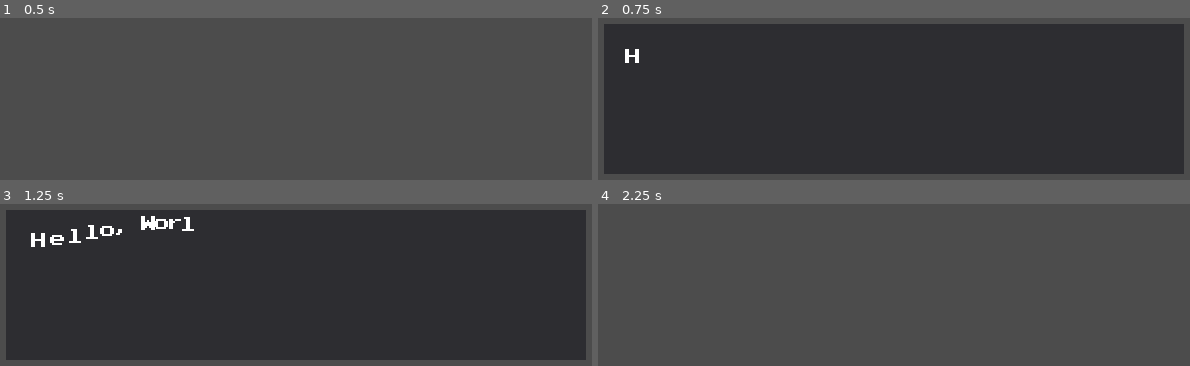
Above: before the commit, frames 1-4 (two rows, left to right).
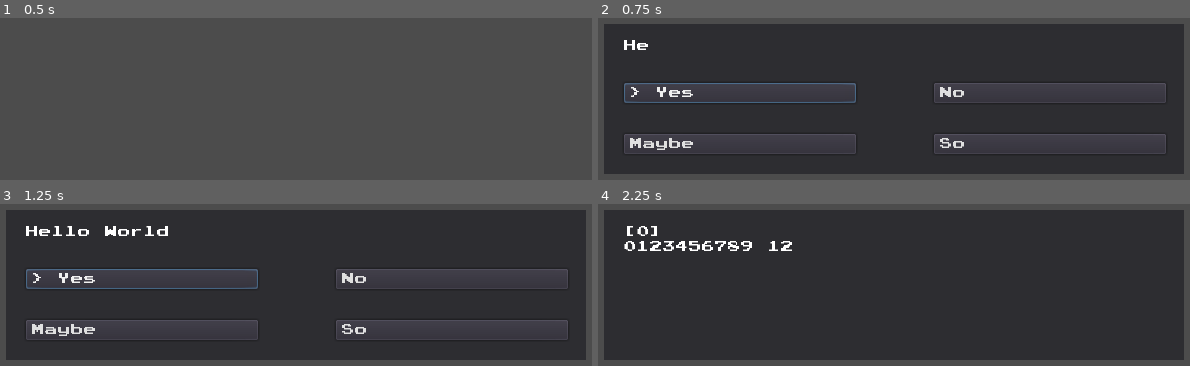
Above: after the commit, the same moments.

Repository: AniMerrill/2D-Girls-Are-Better
Game: Godot game, scene res://test/test.tscn
The game is run twice, just before and just after one commit, with the same random seed, the same clock (stepped at 60 frames per second) and the same inputs.
Inputs (mouse positions are in pixels of both pictures, inside the frame that each line leads up to):
- Up to frame 1 (0.5 s): no input
- Up to frame 2 (0.75 s): tap Enter at 0.5 s; move the mouse to (outside the picture) at 0.52 s; hold Space (ui_accept) from 0.53 s (still down); click (outside the picture) at 0.67 s
- Up to frame 3 (1.25 s): keep holding Space (ui_accept)
- Up to frame 4 (2.25 s): release Space (ui_accept) at 1.25 s; click (740, 278) at 1.25 s, where only the run after the commit has a clickable "> Yes"; move the mouse to (outside the picture) at 2.02 s; tap Space (ui_accept) at 2.1 s; click (outside the picture) at 2.17 s

Frame 1 is identical in both runs. In frame 2, 3.7% of the frame differs, in the area x 4-96%, y 13-84%; in frame 3, 4.7%; in frame 4, 91%, in the area x 1-99%, y 3-97%.

Commit message:
Message.display_prompt() Implemented

Diff:
--- a/project.godot
+++ b/project.godot
@@ -18,10 +18,16 @@
 "class": "JoyputStickData",
 "language": "GDScript",
 "path": "res://addons/animerrill.joyput/joyput_dependencies/joyput_stick_data.gd"
+}, {
+"base": "Reference",
+"class": "TextData",
+"language": "GDScript",
+"path": "res://ui/TextData.gd"
 } ]
 _global_script_class_icons={
 "JoyputStick": "",
-"JoyputStickData": ""
+"JoyputStickData": "",
+"TextData": ""
 }
 
 [application]
@@ -39,7 +45,7 @@
 
 window/size/width=600
 window/size/height=480
-window/stretch/mode="viewport"
+window/stretch/mode="2d"
 window/stretch/aspect="keep"
 
 [editor_plugins]
@@ -67,4 +73,3 @@
 vram_compression/import_etc=true
 vram_compression/import_etc2=false
 environment/default_environment="res://default_env.tres"
-quality/dynamic_fonts/use_oversampling=false
--- a/test/test.gd
+++ b/test/test.gd
@@ -1,17 +1,41 @@
 extends Node2D
+
+
+var dialogue_data = {}
+
+var awaiting_response := false
 
 
 # Called when the node enters the scene tree for the first time.
 func _ready():
-	pass
+	var text_data = TextData.get_data("dialogue_test", "en")
+
+	if text_data != null:
+		dialogue_data = text_data["dialogue_data"]
+
+	# warning-ignore:return_value_discarded
+	Message.connect("prompt_responded", self, "_on_prompt_responded")
 
 
 func _input(_event):
-	if Input.is_action_pressed("ui_accept"):
-		Message.display_dialogue(["[tornado]Hello, World![/tornado]"])
-		yield(Message, "message_finished")
+	if Input.is_action_just_pressed("ui_accept") and not awaiting_response:
+		if Message.display_prompt(
+				{
+					"text" : "Hello World",
+					"options" : ["Yes", "No", "Maybe", "So"]
+					}
+				):
+			awaiting_response = true
+		else:
+			# Handle non-display here if needed
+			pass
 
+func _on_prompt_responded(value):
+	awaiting_response = false
 
-# Called every frame. 'delta' is the elapsed time since the previous frame.
-#func _process(delta):
-#	pass
+	var custom_dialogue = dialogue_data["test_size"]
+
+	custom_dialogue[0] = custom_dialogue[0] % str(value)
+
+	Message.display_dialogue(custom_dialogue)
+	yield(Message, "message_finished")
--- /dev/null
+++ b/text_data/en/dialogue_test.json
@@ -0,0 +1,18 @@
+{
+
+"dialogue_data" : {
+	"test_size" : [
+		"
+		[%s]
+		0123456789 123456789 123456789 123456789
+		Lorem ipsum dolor sit amet, consectetur
+		adipiscing elit. Vestibulum sit amet
+		nibh sollicitudin, mattis mi id, aliquam
+		metus. Suspendisse dapibus ligula
+		finibus velit mattis maximus. Cras id ex
+		felis. Praesent metus dui, pellentesque
+		"
+	]
+}
+
+}
--- /dev/null
+++ b/text_data/es/dialogue_test.json
@@ -0,0 +1,18 @@
+{
+
+"dialogue_data" : {
+	"test_size" : [
+		"
+		[ES]
+		0123456789 123456789 123456789 123456789
+		Lorem ipsum dolor sit amet, consectetur
+		adipiscing elit. Vestibulum sit amet
+		nibh sollicitudin, mattis mi id, aliquam
+		metus. Suspendisse dapibus ligula
+		finibus velit mattis maximus. Cras id ex
+		felis. Praesent metus dui, pellentesque
+		"
+	]
+}
+
+}
--- a/ui/Message.gd
+++ b/ui/Message.gd
@@ -4,9 +4,73 @@
 	Message script/node inspired by the work Ereborn did for our project
 	Metempsychosis (MIT)!
 	https://github.com/AniMerrill/Metempsychosis
+
+	Message can handle three kinds of output: Dialogue, Prompt, and Menu. Needs
+	to be added to Project Settings as an AutoLoad singleton.
+
+	Dialogue is the most basic type output, it is simply text on the screen
+	in a box. When display_dialogue() is called, it expects an array of strings.
+	If you give it one string in that array, only one box worth of dialogue will
+	be shown. If you give multiple, then several dialogue boxes will be shown
+	in a row. Dialogue has a display limit of 320 characters, 8 lines w/ 40
+	chars per line.
+
+	For best results, display_message should be called as thus:
+		Message.display_dialogue(<dialogue array>)
+		yield(Message, 'message_finished'')
+
+	Prompt is an output which then allows the player to pick one of four
+	possible options. When display_prompt() is called, it expects a dictionary
+	object with 'text' containing a string and 'options' containing an array
+	of up to four strings. The text parameter will be used to display a maximum
+	of two lines of up to 40 characters long, probably to contextualize the
+	choice. The options will then each have a maximum of 15 characters for text.
+
+	Example of prompt dictionary:
+		{
+			'text' : 'Is Godot the best game engine?'
+			'options' : ['Yes', 'Double Yes', 'Extra Yes', 'Totally']
+		}
+
+	For best results, if display prompt is going to be used then you will want
+	to connect Message to a function for the signal 'prompt_responded'. It would
+	also be good to have a bool flag to switch when the prompt is sent and then
+	when the response is handled by your connected function to prevent issues
+	with the message system. Here's as good of an example as I can give:
+		# In member variables
+		var awaiting response = false
+
+		# In _ready()
+		Message.connect('prompt_responded', self, '_on_prompt_responded')
+
+		# Function calling display_prompt
+		if Message.display_prompt(<prompt dictionary>):
+			awaiting_response = true
+		else:
+			# Handle non-display here if needed
+			pass
+
+		# Connected function
+		func _on_prompt_responded(value):
+			awaiting_response = false
+
+			# Handle response value
+
+	###########################################
+	###### [Menu isn't implemented yet.] ######
+	###########################################
+
+	Each message display function also has an optional variable for the display
+	position (called 'bottom') which is set true by default. If bottom is true,
+	then the prompt will be drawn at the bottom half of the screen. If false,
+	then it will be shown on the top half.
+
+	Each message display function returns a bool that will be true if the
+	message successfully displays or false if it does not.
 	"""
 
 signal message_finished
+signal prompt_responded(value)
 
 enum MessageType {DIALOGUE, PROMPT, MENU}
 
@@ -16,28 +80,60 @@
 export var dialogue_rate := 20 # Characters per second
 
 var message_type : int = MessageType.DIALOGUE
+
 var current_index := 0
 var current_messages : PoolStringArray = []
+var current_options : PoolStringArray = []
 
 var current_chars_displayed := 0
 
 var allow_new_message := true
-var full_dialogue_shown := false
+var full_text_shown := false
 
 onready var main := $Main
+onready var message_delay := $MessageDelay
 onready var background := $Main/Background
+
 onready var dialogue := $Main/Dialogue
-onready var message_delay := $MessageDelay
+
+onready var prompt_text := $Main/Prompt/Text
+onready var prompt_options := [
+	$Main/Prompt/Option0,
+	$Main/Prompt/Option1,
+	$Main/Prompt/Option2,
+	$Main/Prompt/Option3,
+	]
 
 
 func _ready():
 	# warning-ignore:return_value_discarded
 	message_delay.connect("timeout", self, "_on_message_delay_timeout")
 
-	set_process(false)
-
-	background.visible = false
-	dialogue.visible = false
+	# Connect functions for each of the prompt option buttons
+	for i in prompt_options.size():
+		prompt_options[i].connect(
+				"pressed",
+				self,
+				"_on_prompt_option_pressed",
+				[i]
+				)
+
+		prompt_options[i].connect(
+				"focus_entered",
+				self,
+				"_on_prompt_option_focus_change",
+				[prompt_options[i], true]
+				)
+
+		prompt_options[i].connect(
+				"focus_exited",
+				self,
+				"_on_prompt_option_focus_change",
+				[prompt_options[i], false]
+				)
+
+	# Make sure the Messages node is invisible.
+	disable_all_visibility()
 
 
 func _input(_event):
@@ -46,32 +142,26 @@
 			MessageType.DIALOGUE:
 				if (
 						Input.is_action_just_pressed("ui_accept") and
-						full_dialogue_shown
+						full_text_shown
 						):
 
 					next_dialogue()
 
 
 func _process(delta):
-	if message_type == MessageType.DIALOGUE:
-		if dialogue.percent_visible < 1:
-			var char_percent = 1.0 / dialogue.text.length()
-
-			var current_rate = dialogue_rate
-
-			if Input.is_action_pressed("ui_cancel"):
-				current_rate *= 2
-
-			dialogue.percent_visible += char_percent * current_rate * delta
-
-			var chars_displayed : int = dialogue.percent_visible / char_percent
-
-			if current_chars_displayed < chars_displayed:
-				current_chars_displayed = chars_displayed
-				print(current_chars_displayed)
-		else:
-			full_dialogue_shown = true
-			set_process(false)
+	match message_type:
+		MessageType.DIALOGUE:
+			full_text_shown = process_text_scroll(dialogue, delta)
+
+			if full_text_shown:
+				set_process(false)
+		MessageType.PROMPT:
+			full_text_shown = process_text_scroll(prompt_text, delta)
+
+			if full_text_shown:
+				set_process(false)
+		_:
+			pass
 
 
 # Used for a variety of purposes to ignore input for a split second so things
@@ -82,20 +172,66 @@
 	allow_new_message = true
 
 
-func display_dialogue(messages : PoolStringArray, bottom := true):
+func _on_prompt_option_pressed(value : int):
+	emit_signal("prompt_responded", value)
+	allow_new_message = true
+	disable_all_visibility()
+
+
+func _on_prompt_option_focus_change(button : Button, focus : bool):
+	if focus:
+		if not button.text.begins_with(">"):
+			button.text = "> " + button.text
+	else:
+		if button.text.begins_with(">"):
+			var temp = button.text
+
+			temp.erase(0, 2)
+
+			button.text = temp
+
+
+func process_text_scroll(label : RichTextLabel, delta : float):
+	if label.percent_visible < 1:
+		var char_percent = 1.0 / label.text.length()
+
+		var current_rate = dialogue_rate
+
+		if Input.is_action_pressed("ui_cancel"):
+			current_rate *= 2
+
+		label.percent_visible += char_percent * current_rate * delta
+
+		var chars_displayed : int = label.percent_visible / char_percent
+
+		if current_chars_displayed < chars_displayed:
+			current_chars_displayed = chars_displayed
+
+			# Good place to play dialogue noises
+
+		return false
+	else:
+		return true
+
+
+func display_dialogue(messages : PoolStringArray, bottom := true) -> bool:
 	if allow_new_message:
 		message_delay.start()
 		yield(message_delay, "timeout")
+
+		allow_new_message = false
+		message_type = MessageType.DIALOGUE
 
 		if bottom:
 			main.rect_position.y = BOTTOM_Y_POSITION
 		else:
 			main.rect_position.y = TOP_Y_POSITION
 
-		allow_new_message = false
-
 		current_index = 0
 		current_messages = messages
+
+		background.visible = true
+		dialogue.visible = true
 
 		next_dialogue()
 
@@ -121,10 +257,57 @@
 	dialogue.bbcode_text = current_messages[current_index]
 	current_index += 1
 
-	background.visible = true
-	dialogue.visible = true
-
 	dialogue.percent_visible = 0
 	current_chars_displayed = 0
-	full_dialogue_shown = false
+	full_text_shown = false
 	set_process(true)
+
+
+func display_prompt(prompt, bottom := true) -> bool:
+	if allow_new_message and not prompt["options"].empty():
+		message_delay.start()
+		yield(message_delay, "timeout")
+
+#		allow_new_message = false
+		message_type = MessageType.PROMPT
+
+		if bottom:
+			main.rect_position.y = BOTTOM_Y_POSITION
+		else:
+			main.rect_position.y = TOP_Y_POSITION
+
+		for i in prompt_options.size():
+			if i >= prompt["options"].size():
+				prompt_options[i].visible = false
+			else:
+				prompt_options[i].visible = true
+				prompt_options[i].text = prompt["options"][i]
+
+		prompt_options[0].grab_focus()
+
+		background.visible = true
+		prompt_text.visible = true
+		prompt_text.bbcode_text = prompt["text"]
+
+		prompt_text.percent_visible = 0
+		current_chars_displayed = 0
+		full_text_shown = false
+		set_process(true)
+
+		return true
+	else:
+		# Can be used to check if message was rejected from whatever source
+		# calls the dialogue to display.
+		return false
+
+
+func disable_all_visibility():
+	background.visible = false
+	dialogue.visible = false
+
+	prompt_text.visible = false
+
+	for option in prompt_options:
+		option.visible = false
+
+	set_process(false)
--- a/ui/Message.tscn
+++ b/ui/Message.tscn
@@ -19,8 +19,13 @@
 margin_top = 10.0
 margin_right = 590.0
 margin_bottom = 160.0
+__meta__ = {
+"_edit_lock_": true,
+"_edit_use_anchors_": false
+}
 
 [node name="Dialogue" type="RichTextLabel" parent="Main"]
+visible = false
 anchor_left = 0.5
 anchor_top = 0.5
 anchor_right = 0.5
@@ -38,16 +43,98 @@
 text = "Hello World"
 scroll_active = false
 __meta__ = {
+"_edit_lock_": true,
 "_edit_use_anchors_": false
 }
 
 [node name="Prompt" type="Control" parent="Main"]
 margin_right = 40.0
 margin_bottom = 40.0
+__meta__ = {
+"_edit_lock_": true,
+"_edit_use_anchors_": false
+}
+
+[node name="Text" type="RichTextLabel" parent="Main/Prompt"]
+anchor_left = 0.5
+anchor_top = 0.5
+anchor_right = 0.5
+anchor_bottom = 0.5
+margin_left = 10.0
+margin_top = 5.0
+margin_right = 550.0
+margin_bottom = 125.0
+rect_clip_content = false
+size_flags_horizontal = 3
+size_flags_vertical = 3
+custom_fonts/normal_font = ExtResource( 1 )
+bbcode_enabled = true
+bbcode_text = "Hello World"
+text = "0123456789 123456789 123456789 123456789
+0123456789 123456789 123456789 123456789"
+scroll_active = false
+__meta__ = {
+"_edit_use_anchors_": false
+}
+
+[node name="Option0" type="Button" parent="Main/Prompt"]
+margin_left = 30.0
+margin_top = 69.0
+margin_right = 262.0
+margin_bottom = 89.0
+rect_min_size = Vector2( 232, 20 )
+custom_fonts/font = ExtResource( 1 )
+text = "> 0123456789 1234"
+align = 0
+__meta__ = {
+"_edit_use_anchors_": false
+}
+
+[node name="Option1" type="Button" parent="Main/Prompt"]
+margin_left = 340.0
+margin_top = 69.0
+margin_right = 572.0
+margin_bottom = 89.0
+rect_min_size = Vector2( 232, 20 )
+custom_fonts/font = ExtResource( 1 )
+text = "Hello World"
+align = 0
+__meta__ = {
+"_edit_use_anchors_": false
+}
+
+[node name="Option2" type="Button" parent="Main/Prompt"]
+margin_left = 30.0
+margin_top = 120.0
+margin_right = 262.0
+margin_bottom = 140.0
+rect_min_size = Vector2( 232, 20 )
+custom_fonts/font = ExtResource( 1 )
+text = "> 0123456789 1234"
+align = 0
+__meta__ = {
+"_edit_use_anchors_": false
+}
+
+[node name="Option3" type="Button" parent="Main/Prompt"]
+margin_left = 340.0
+margin_top = 120.0
+margin_right = 572.0
+margin_bottom = 140.0
+rect_min_size = Vector2( 232, 20 )
+custom_fonts/font = ExtResource( 1 )
+text = "Hello World"
+align = 0
+__meta__ = {
+"_edit_use_anchors_": false
+}
 
 [node name="Menu" type="Control" parent="Main"]
 margin_right = 40.0
 margin_bottom = 40.0
+__meta__ = {
+"_edit_lock_": true
+}
 
 [node name="MessageDelay" type="Timer" parent="."]
 wait_time = 0.1
--- /dev/null
+++ b/ui/TextData.gd
@@ -0,0 +1,39 @@
+class_name TextData
+""" Utility script for loading text data from JSON files.
+
+
+	"""
+
+
+const TEXT_DATA_PATH := "res://text_data"
+const JSON_EXT := ".json"
+
+
+static func get_data(filename : String, locality : String):
+	var file = File.new()
+	var filepath = TEXT_DATA_PATH + "/" + locality + "/" + filename + JSON_EXT
+
+	if file.file_exists(filepath):
+		file.open(filepath, file.READ)
+	else:
+		print_debug(filepath + " failed to load!")
+		return null
+
+	var json = file.get_as_text()
+	var json_result = JSON.parse(json).result
+
+	for dialogue in json_result["dialogue_data"]:
+
+		for i in json_result["dialogue_data"][dialogue].size():
+			var temp = json_result["dialogue_data"][dialogue][i]
+
+			temp = temp.dedent()
+
+			if temp.begins_with("\n"):
+				temp.erase(0,1)
+
+			json_result["dialogue_data"][dialogue][i] = temp
+
+	file.close()
+
+	return json_result
--- a/ui/fonts/PixelMain.tres
+++ b/ui/fonts/PixelMain.tres
@@ -2,7 +2,9 @@
 
 [ext_resource path="res://ui/fonts/PressStart2P.ttf" type="DynamicFontData" id=1]
 
-
-
 [resource]
+size = 12
+extra_spacing_top = 1
+extra_spacing_bottom = 1
+extra_spacing_char = 1
 font_data = ExtResource( 1 )
